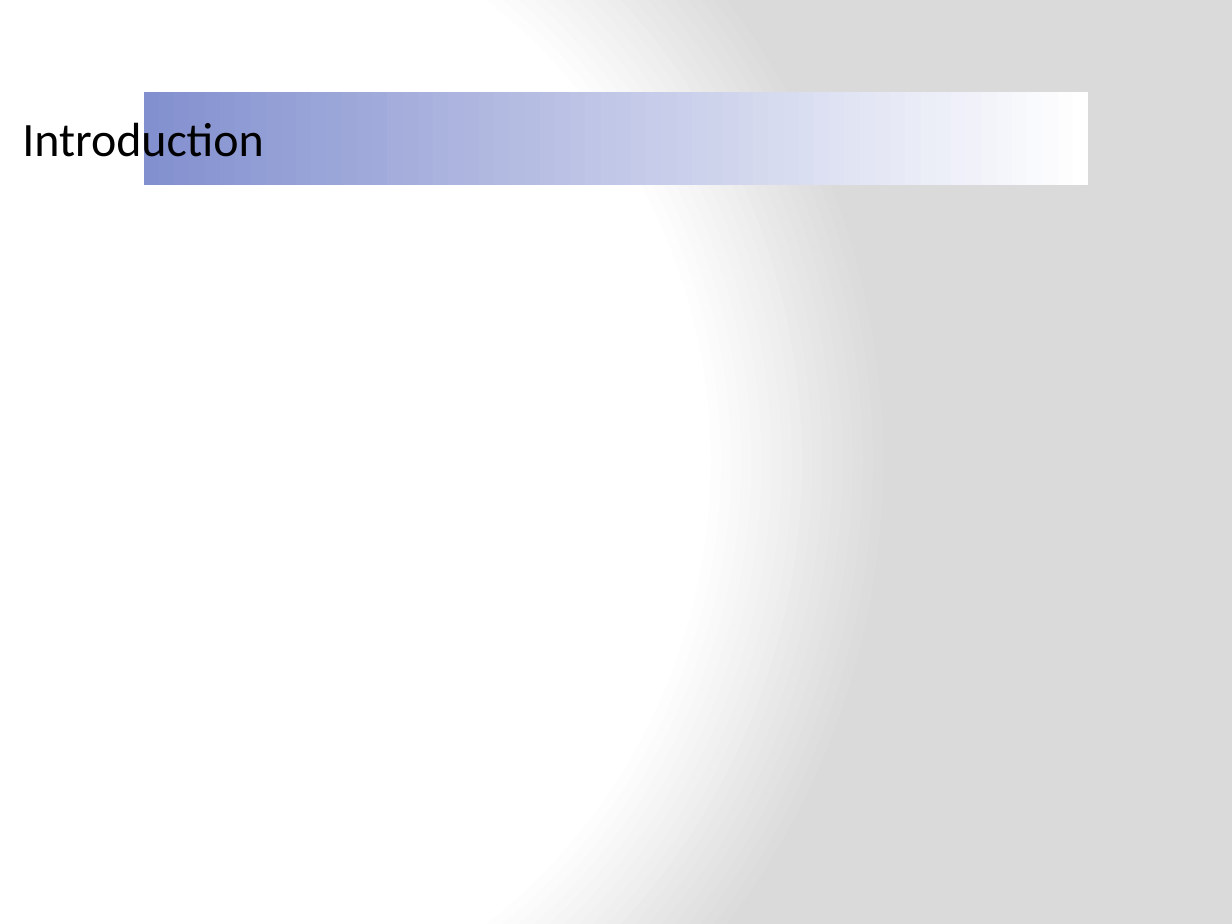
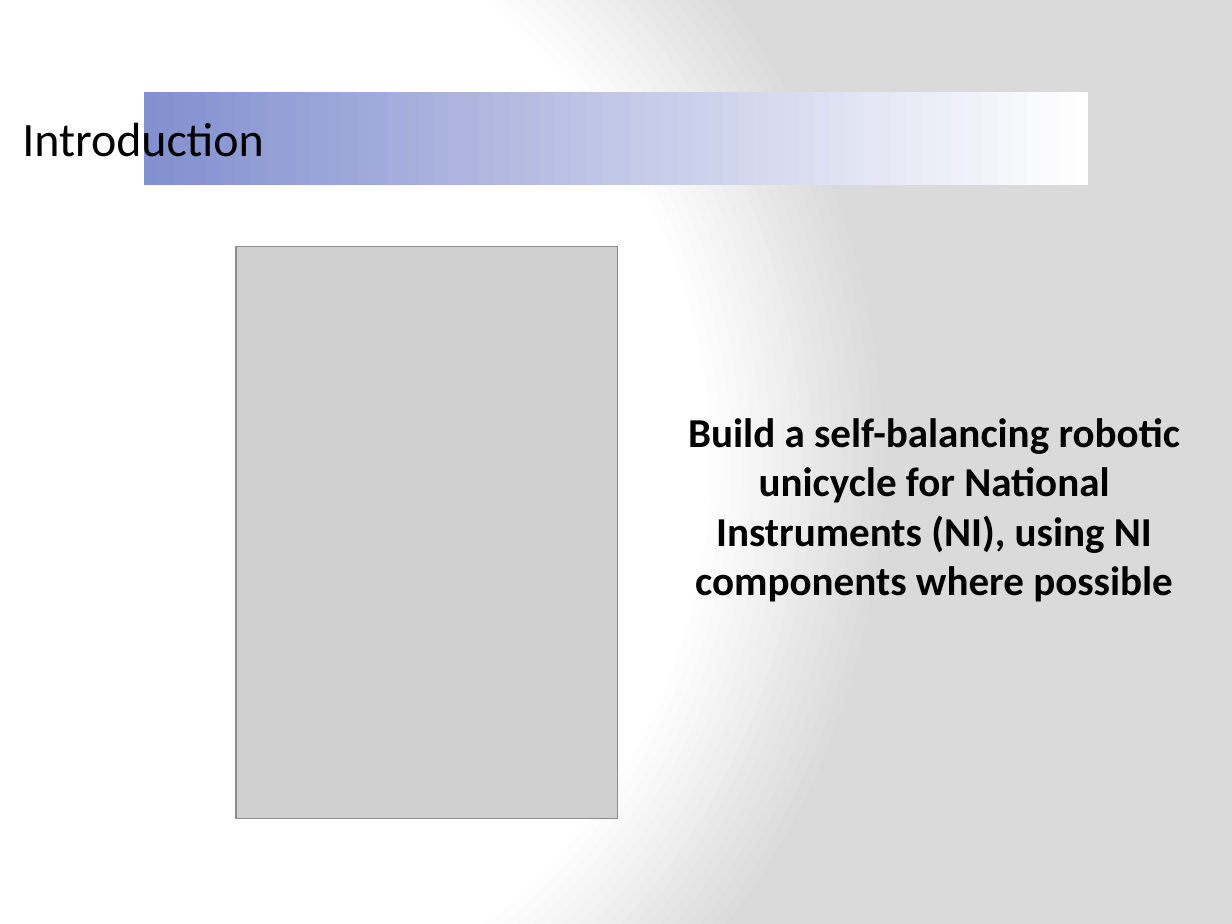
Before and after one commit to ruffsl/ROBO, a slide deck: slide 2 of Documentation/Final/Final Presentation.pptx. Drawn at 1232x924 pixels with LibreOffice and Linux fonts; fonts in the diff are those of the drawing; grey boxes stand for pictures; background and template pictures are left out. Boxes give left, top, right and bottom in pixels: in the first picture for what was removed or moved away, otherwise in the second. Text is boxed around its words. In the diff, an @@ line names an element or a change of style, - is before the commit and + after.

```diff
--- a/Documentation/Final/Final Presentation.pptx
+++ b/Documentation/Final/Final Presentation.pptx
@@ picture added at [237, 246, 618, 819] @@
@@ text added at [688, 418, 1180, 602], 24 pt, text #000000, bold @@
+Build a self-balancing robotic unicycle for National Instruments (NI), using NI components where possible
```
Also in this commit, not shown: 1 other slide changed, 2 slides added, 1 other file.
